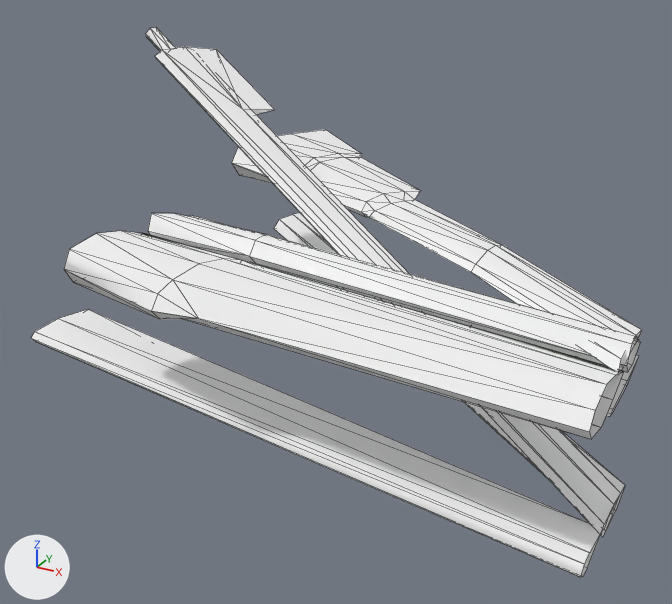
The glTF model public/models/automotive/ferrari-f2007/FerrariF2007_SuspFL.glb as it was, and as the next commit left it.
Before and after are seen from a 50 mm lens placed at (0.675, -1.698, 0.656), pointed at (0.329, -1.068, 0.341). Every picture has the same lights, and +X, +Y and +Z are marked at lower left. The picture after the commit comes second. Mesh edges are drawn as thin lines. Where no turn or scale is listed for an object, it has been applied to the vertices.

Before the edit, the objects in view are built like this:
```python
mat_ferrari2007_top = principled_material('Ferrari2007_Top')
mat_ferrari2007_top.base_color = (1.0, 1.0, 1.0)  # white #ffffff
mat_ferrari2007_top.metallic = 1.0
mat_ferrari2007_top.roughness = 1.0
me_fer_suspa_lf = bpy.data.meshes.new('fer_suspa_lf')
me_fer_suspa_lf.from_pydata(...)  # 168 vertices, 235 faces; spans x 0.005..0.453, y -0.191..0.263, z -0.197..0.136
me_fer_suspa_lf.materials.append(mat_ferrari2007_top)  # white #ffffff
ob_fer_suspa_fl = bpy.data.objects.new('fer_suspa_fl', me_fer_suspa_lf)
ob_fer_suspa_fl.location = (0.1257, -1.067, 0.4171)
```
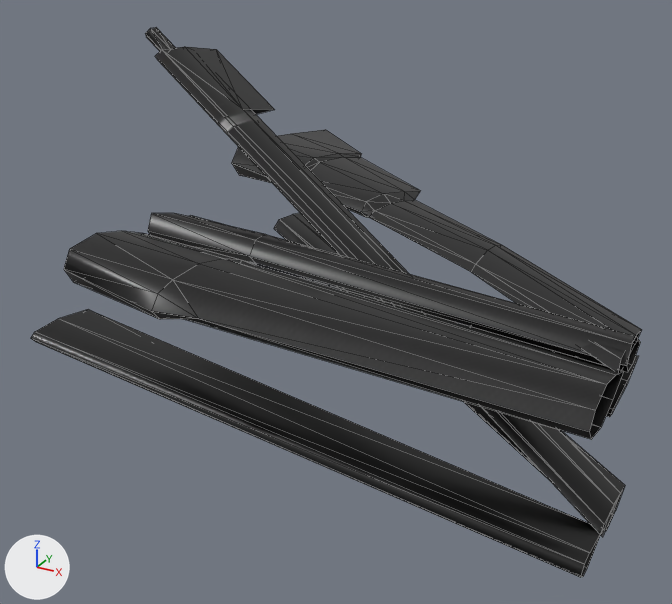
Pixel boxes [x1, y1, x2, y2] of what changed, in the pictures (672 x 604 px):
```json
{"object": "fer_suspa_fl", "change": "surface changed", "before": [31, 27, 642, 577], "after": [31, 27, 642, 577], "on screen": "white to black"}
```

Edits to the scene script, one JSON object a line:
```json
{"op": "add", "block": "img_ferrari2007_top_t_diff", "code": ["img_ferrari2007_top_t_diff = load_image('Ferrari2007_Top_T_Diff', '_unpacked/Ferrari2007_Top_T_Diff', 1024, 1024, 'sRGB')"]}
{"op": "remove", "block": "mat_ferrari2007_top", "code": "mat_ferrari2007_top.base_color = (1.0, 1.0, 1.0)  # white #ffffff"}
{"op": "add", "block": "mat_ferrari2007_top", "code": "mat_ferrari2007_top.texture = img_ferrari2007_top_t_diff"}
{"op": "set", "path": "mat_ferrari2007_top.metallic", "old": "1.0", "new": "0.05"}
{"op": "set", "path": "mat_ferrari2007_top.roughness", "old": "1.0", "new": "0.35"}
```
